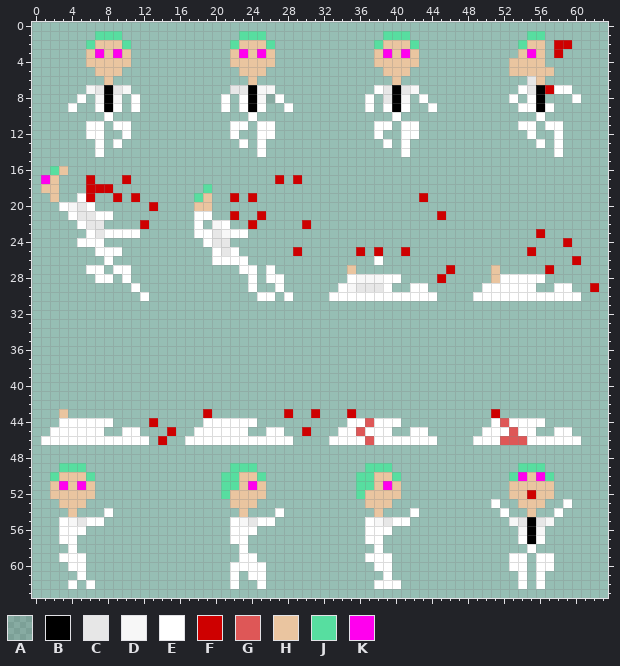
Pixel-art sprite -- sprites/player_right.png. Above is the file before it was changed.
The file is 64x64 pixels. Pixels under 10% opacity are left out. Colours within 5 levels of each other are drawn and written as one.
Palette (. is transparent): A #0000001a  B #000000  C #e7e7e7  D #f7f7f7  E #ffffff  F #ce0000  G #de5757  H #eac5a0  J #57dea0  K #ff00ee
Pixels before (only the part around the change), first column x 0:
 0 .....................................................
 1 .......JJJ.............JJJ.............JJJ...........
 2 ......JHHHJ...........JHHHJ...........JHHHJ..........
 3 ......HKHKH...........HKHKH...........HKHKH..........
 4 ......HHHHH...........HHHHH...........HHHHH..........
 5 .......HHH.............HHH.............HHH...........
 6 ........H...............H...............H............
 7 ......DCBCD...........CCBDD...........ECBCD..........
 8 .....E.DBD.E.........E.EBDAE.........E.CBD.E.........
 9 ....E..EBE.E.........E.EBE..E........E.EBE..E........
10 ........E...............E...............E............
11 ......EE.EE...........EE.EE...........EE.EE..........
12 ......EE..E...........E..EE...........E..EE..........
13 .......E.E.............E.E.............E.E...........
14 .......E.................E...............E...........
15 .....................................................
16 ..JH.................................................
17 .KH...F...F................F.F.......................
18 .HH...FFF..........J.................................
19 ..H..EF..F.F......JH..F.F..................F.........
20 ...EDCE......F....HH.................................
21 ....ECCEE.........EE..F..F...................F.......
22 .....ECC....F.....E.DE..F.....F......................
23 ......ECEEEE......EECDEE.............................
24 .....EEE...........ECC...............................
25 .......EEE..........ECE......F......F.F..F...........
26 ........E...........EEEE..............E..............
27 ......EE.EE............EE.E........H..........F....H.
28 .......EE.E.............E.EE.......EDDDEE....F.....HE
29 ...........E............E..E......EDCCCE..EE......EEE
30 ............E............EE.E....EEEEEEEEEEEE....EEEE
31 .....................................................
32 .....................................................
33 .....................................................
34 .....................................................
35 .....................................................
36 .....................................................
37 .....................................................
38 .....................................................
39 .....................................................
40 .....................................................
41 .....................................................
42 .....................................................
43 ...H...............F........F..F...F...............F.
44 ...EEEEEE....F.....EEEEEE..........EEGEEE..........EG
45 ..EEEEEE..EE...F..EEEEEE..EE..F...EEGEEE..EE......EEE
46 .EEEEEEEEEEEE.F..EEEEEEEEEEEE....EEEEGEEEEEEE....EEEG
47 .....................................................
48 .....................................................
49 ...JJJ................JJJ............JJJ.............
50 ..JHHHJ..............JJHHJ..........JJHHJ............
51 ..HKHKH..............JJHKH..........JJHKH............
52 ..HHHHH..............JHHHH..........JHHHH............
53 ...HHH................HHH............HHH...........E.
54 ....H...E..............H...E..........H...E.........E
55 ...EDCEE..............EDCEE..........EDCEE...........
56 ...EEE................EEE............EEE.............
57 ...EE.................EE.............EE..............
58 ....E..................E..............E..............
59 ...EEE.................EE............EEE.............
60 ....EE................EEEE............EE.............
61 .....E................E.EE.............E.............
62 ....E.E...............E..E............EEE............
63 .....................................................
And afterwards:
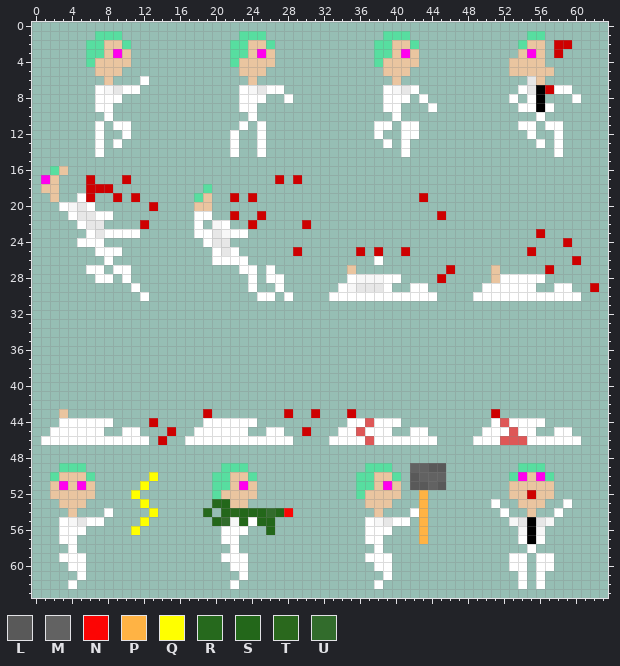
Colours new in this view: L #595959  M #626262  N #ff0100f9  P #ffb344  Q #ffff00  R #236719f8  S #236719fe  T #2a681d  U #326c2c
Change:
Colour D becomes colour C in row 7 at x 25.
Colour B becomes colour D in row 7 at x 8, 24 and 40.
Colour E becomes colour D in row 55 at x 22.
The author put colour E in row 6 at x 12; in row 7 at x 11 and 27; in row 8 at x 28; in rows 13 to 14 at x 22; in rows 56 to 57 at x 21; in row 58 at x 22.
The author put colour E in row 59 at x 21 to 22; in row 61 at x 23.
Colour B becomes colour E in rows 8 to 9 at x 8, 24 and 40.
Colour C becomes colour E in row 7 at x 7, 23 and 39; in row 8 at x 39; in row 55 at x 24.
Colour D becomes colour E in row 7 at x 10, 26 and 42; in row 8 at x 7, 9, 25 and 41.
Colour J becomes colour H in rows 50 to 51 at x 22; in row 52 at x 21.
Colour K becomes colour H in row 51 at x 24.
The author put colour J in row 49 at x 21; in rows 50 to 52 at x 20.
Colour H becomes colour J in row 2 at x 7, 23 and 39; in rows 3 to 4 at x 6, 22 and 38; in row 50 at x 24.
Colour K becomes colour J in row 3 at x 7, 23 and 39.
Colour H becomes colour K in row 51 at x 23.
The author put colour L in row 49 at x 44 to 45; in row 50 at x 42; in row 51 at x 42 to 43 and 45.
The author put colour M in row 49 at x 42 to 43; in row 50 at x 43 to 45; in row 51 at x 44.
The author put colour N in row 54 at x 28.
The author put colour P in rows 52 to 57 at x 43.
The author put colour Q in row 50 at x 13; in row 51 at x 12; in row 52 at x 11; in row 53 at x 12; in row 54 at x 13; in row 55 at x 12.
The author put colour Q in row 56 at x 11.
The author put colour R in row 53 at x 20; in row 54 at x 19.
The author put colour S in row 53 at x 21; in row 54 at x 21 and 24 to 25; in row 55 at x 20; in row 56 at x 26.
Colour D becomes colour S in row 55 at x 23.
Colour E becomes colour S in row 54 at x 27; in row 55 at x 25 to 26.
Colour H becomes colour S in row 54 at x 23.
The author put colour T in row 54 at x 22.
The author put colour U in row 54 at x 26; in row 55 at x 21.
The author cleared colour A in row 8 at x 26.
The author cleared colour C in row 7 at x 22.
The author cleared colour D in row 7 at x 6.
The author cleared colour E in row 7 at x 38; in row 8 at x 5, 11, 21, 27 and 37; in row 9 at x 4, 9, 11, 21, 25, 28, 37 and 41; in row 11 at x 6, 22 and 26; in row 12 at x 6 and 26; in row 13 at x 23.
The author cleared colour E in row 56 at x 24; in rows 57 to 58 at x 23; in row 59 at x 24; in row 60 at x 24 to 25; in row 61 at x 22 and 24 to 25; in row 62 at x 6, 25 and 39 to 40.
The author cleared colour H in rows 51 to 52 at x 25; in row 53 at x 24.
The author cleared colour J in row 49 at x 24; in row 50 at x 25.
